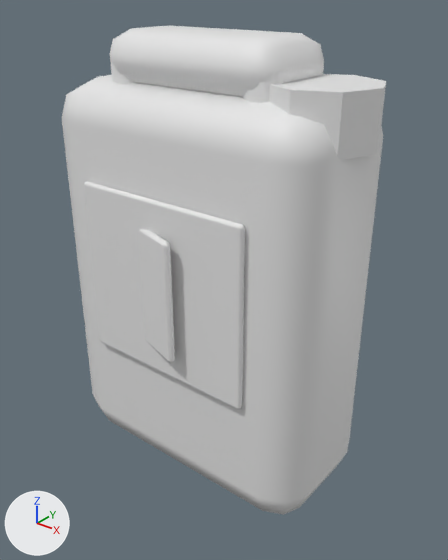
An edit to the Blender file art/fuel_can.blend, drawn before and after from the same camera.
Before and after are seen from a 50 mm camera at (0.967, -1.166, 1.361) aimed at (0.038, -0.005, 0.641). The lights are fixed; the arrows at lower left show +X, +Y and +Z. The older version comes first.

Names of what the first picture shows: 'Cap', 'Fuel label', 'Handle', 'Handle neck', 'Handle neck.001', 'Jerrycan body', 'Label slash'.
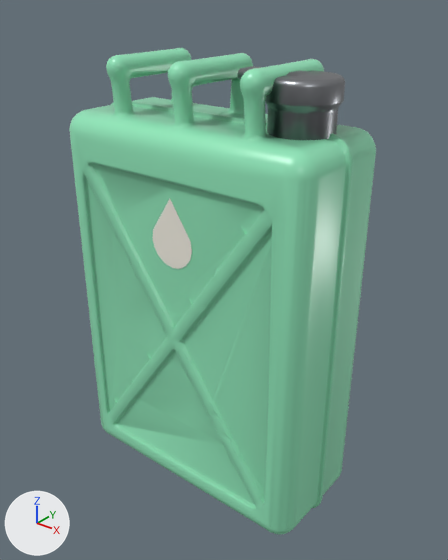
Edits to the bpy script that builds the scene:
```text
Add mat_toycars_10:
    mat_toycars_10 = bpy.data.materials.new('ToyCars 10')
    mat_toycars_10.use_nodes = True; mat_toycars_10.node_tree.nodes.clear()
    _N = mat_toycars_10.node_tree.nodes; _L = mat_toycars_10.node_tree.links
    n0 = _N.new('ShaderNodeBsdfPrincipled'); n0.name = 'Principled BSDF'
    n0.inputs[1].default_value = 1.0  # 'Metallic'
    n0.inputs[2].default_value = 0.35  # 'Roughness'
    n1 = _N.new('ShaderNodeOutputMaterial'); n1.name = 'Material Output'
    n2 = _N.new('ShaderNodeVertexColor'); n2.name = 'Color Attribute'
    n2.layer_name = 'Color'
    _L.new(n0.outputs[0], n1.inputs[0])  # 'BSDF' to 'Surface'
    _L.new(n2.outputs[0], n0.inputs[0])  # 'Color' to 'Base Color'
Add mat_toycars_7:
    mat_toycars_7 = bpy.data.materials.new('ToyCars 7')
    mat_toycars_7.use_nodes = True; mat_toycars_7.node_tree.nodes.clear()
    _N = mat_toycars_7.node_tree.nodes; _L = mat_toycars_7.node_tree.links
    n0 = _N.new('ShaderNodeBsdfPrincipled'); n0.name = 'Principled BSDF'
    n0.inputs[2].default_value = 0.3  # 'Roughness'
    n1 = _N.new('ShaderNodeOutputMaterial'); n1.name = 'Material Output'
    n2 = _N.new('ShaderNodeVertexColor'); n2.name = 'Color Attribute'
    n2.layer_name = 'Color'
    _L.new(n0.outputs[0], n1.inputs[0])  # 'BSDF' to 'Surface'
    _L.new(n2.outputs[0], n0.inputs[0])  # 'Color' to 'Base Color'
Change me_cube_023:
    remove me_cube_023.from_pydata(...)  # 8 vertices, 6 faces; spans x -0.395..0.395, y -0.195..0.195, z -0.53..0.53
    remove me_cube_023.materials.append(mat_fuel_mint)  # white #e7e7e7
    add me_cube_023.from_pydata(...)  # 5385 vertices, 10575 faces; spans x -0.379..0.379, y -0.17..0.17, z 0.011..1.199
    me_cube_023 part 1: 8 vertices removed from x -0.395..0.395, y -0.195..0.195, z -0.53..0.53; 5385 vertices added at x -0.379..0.379, y -0.17..0.17, z 0.011..1.199
    me_cube_023 part 2: the surface is now shaded smooth
    add me_cube_023.materials.append(mat_toycars_7)
    add me_cube_023.materials.append(mat_toycars_10)
Change ob_jerrycan_body:
    remove _m = ob_jerrycan_body.modifiers.new('Soft molded edges', 'BEVEL')
    remove _m.segments = 2
    remove _m = ob_jerrycan_body.modifiers.new('Weighted corner normals', 'WEIGHTED_NORMAL')
    ob_jerrycan_body.location: (0.0, 0.0, 0.61) -> (0.0, 0.0, 0.0)
Remove ob_handle:
    ob_handle = bpy.data.objects.new('Handle', me_cube_024)
Remove ob_handle_neck:
    ob_handle_neck = bpy.data.objects.new('Handle neck', me_cube_025)
Remove ob_handle_neck_001:
    ob_handle_neck_001 = bpy.data.objects.new('Handle neck.001', me_cube_026)
Remove ob_fuel_label:
    ob_fuel_label = bpy.data.objects.new('Fuel label', me_cube_027)
Remove ob_label_slash:
    ob_label_slash = bpy.data.objects.new('Label slash', me_cube_028)
Remove ob_cap:
    ob_cap = bpy.data.objects.new('Cap', me_cylinder_012)
```

What differs and where, as boxes [x1, y1, x2, y2] in the pictures (448 x 560 px):
'Jerrycan body', reshaped, moved, modifiers changed, recoloured (11% taller)
    before: [62, 75, 383, 515]
    after: [69, 48, 376, 535]
'Fuel label', deleted
    before: [84, 181, 245, 409]
'Handle', deleted
    before: [110, 26, 324, 97]
'Cap', deleted
    before: [269, 74, 386, 160]
'Label slash', deleted
    before: [138, 229, 175, 362]
'Handle neck.001', deleted
    before: [242, 63, 324, 103]
'Handle neck', deleted (mostly hidden)
    before: [111, 64, 133, 84]
part 1 of me_cube_023, cut back
    before: [62, 75, 383, 515]
